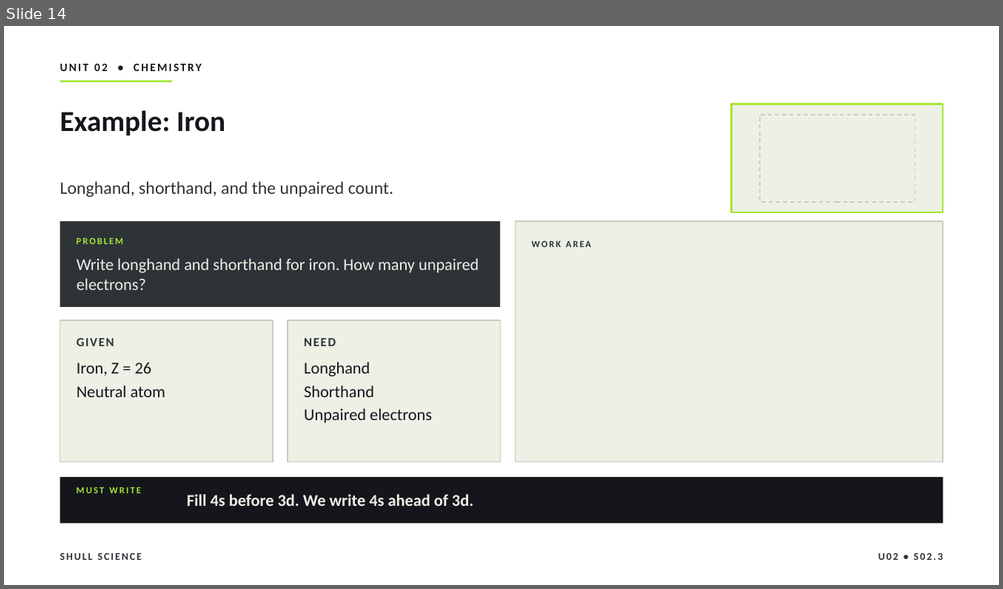
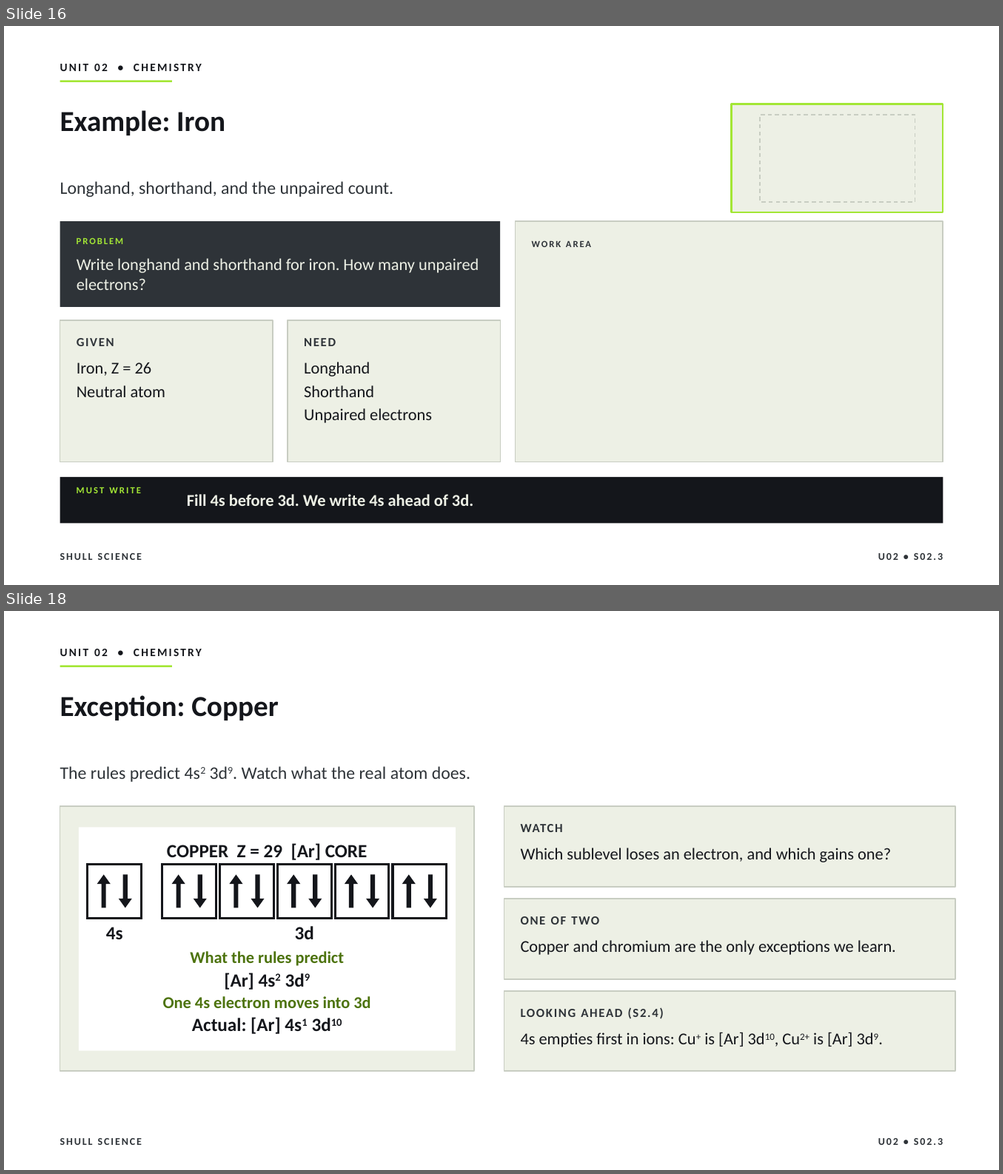
Before and after one commit to Hayabusa015/WorkWork, a slide deck: deliverables/chem-u02/SHULL_CHEM_Slides_U02_S02.3.pptx. Shown one above the other, each under a label of ours: slide 14 before the commit, slides 16 and 18 after it; the slides between them are not shown. The pictures are 1003x589 and 1003x1174 pixels, drawn with LibreOffice and Linux fonts; fonts in the diff are those of the drawing. Boxes give left, top, right and bottom in pixels: in the first picture for what was removed or moved away, otherwise in the second. Text is boxed around its words. In the diff, an @@ line names an element or a change of style, - is before the commit and + after.

```diff
--- a/deliverables/chem-u02/SHULL_CHEM_Slides_U02_S02.3.pptx
+++ b/deliverables/chem-u02/SHULL_CHEM_Slides_U02_S02.3.pptx
@@ slide 18 added at (4, 611, 999, 1170), background #FFFFFF; not listed: 2 template elements that a slide beside it also shows @@
@@ text added at (60, 649, 202, 656), 11 pt, text #14161B, bold @@
+UNIT 02 • CHEMISTRY
@@ title added at (60, 695, 278, 721), 28 pt, text #14161B, bold @@
+Exception: Copper
@@ text added at (60, 766, 470, 782), 17 pt, text #2E3338 @@
+The rules predict 4s2 3d9. Watch what the real atom does.
@@ rectangle added at (60, 806, 474, 1071), fill #EDF0E5, outline #C8CDC2 1 pt @@
@@ rectangle added at (504, 806, 956, 887), fill #EDF0E5, outline #C8CDC2 1 pt @@
@@ rectangle added at (79, 827, 455, 1051), fill #FFFFFF @@
@@ text added at (521, 824, 563, 832), 12 pt, text #2E3338, bold @@
+WATCH
@@ text added at (521, 848, 891, 863), 16 pt, text #14161B @@
+Which sublevel loses an electron, and which gains one?
@@ up arrow added at (97, 875, 111, 908), fill #14161B @@
@@ down arrow added at (118, 875, 131, 908), fill #14161B @@
@@ up arrow added at (172, 875, 185, 908), fill #14161B @@
@@ down arrow added at (193, 875, 207, 908), fill #14161B @@
@@ up arrow added at (229, 875, 243, 908), fill #14161B @@
@@ down arrow added at (251, 875, 264, 908), fill #14161B @@
@@ up arrow added at (287, 875, 300, 908), fill #14161B @@
@@ down arrow added at (308, 875, 322, 908), fill #14161B @@
@@ up arrow added at (344, 875, 358, 908), fill #14161B @@
@@ down arrow added at (366, 875, 379, 908), fill #14161B @@
@@ up arrow added at (401, 875, 415, 908), fill #14161B @@
@@ down arrow added at (424, 875, 437, 908), fill #14161B @@
@@ rectangle added at (504, 899, 956, 980), fill #EDF0E5, outline #C8CDC2 1 pt @@
@@ text added at (521, 917, 599, 925), 12 pt, text #2E3338, bold @@
+ONE OF TWO
@@ group added at (88, 843, 447, 940): 6 rectangles, 3 texts @@
+COPPER Z = 29 [Ar] CORE
+4s
+3d
@@ text added at (521, 940, 896, 955), 16 pt, text #14161B @@
+Copper and chromium are the only exceptions we learn.
@@ text added at (190, 951, 344, 966), 16 pt, text #4D730E, bold @@
+What the rules predict
@@ text added at (224, 973, 254, 990), 18 pt, text #14161B, bold @@
+[Ar] 4s2 3d9
@@ text added at (163, 997, 370, 1008), 16 pt, text #4D730E, bold @@
+One 4s electron moves into 3d
@@ rectangle added at (504, 991, 956, 1071), fill #EDF0E5, outline #C8CDC2 1 pt @@
@@ text added at (628, 1008, 663, 1019), 12 pt, text #2E3338, bold @@
+LOOKING AHEAD (S2.4)
@@ text added at (192, 1017, 281, 1034), 18 pt, text #14161B, bold @@
+Actual: [Ar] 4s1 3d10
@@ text added at (521, 1032, 852, 1048), 16 pt, text #14161B @@
+4s empties first in ions: Cu+ is [Ar] 3d10, Cu2+ is [Ar] 3d9.
@@ text added at (878, 1139, 942, 1145), 10 pt, text #2E3338, bold @@
+U02 • S02.3
@@ what was slide 14 is now slide 16 @@
```
Also in this commit, not shown: 4 slides changed, 4 other slides added, 1 slide removed, 2 other files.
